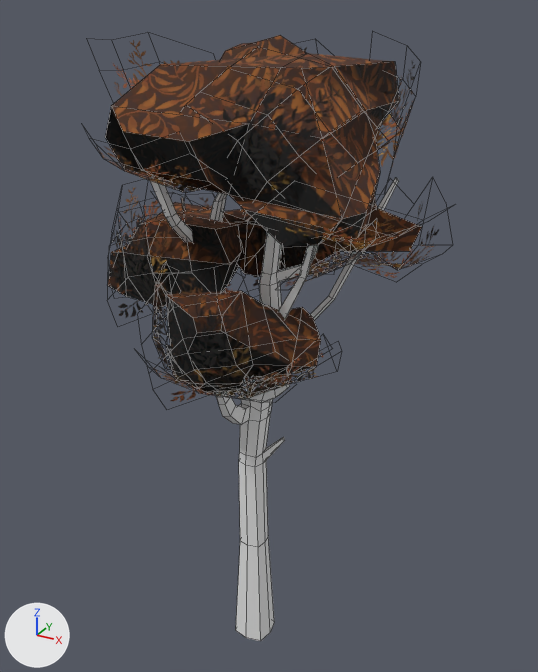
What one commit did to the Blender file LowPoly_Asset_Blend/D_Tree_tall.blend.
One viewpoint serves both versions: a 50 mm camera at (7.66, -13.07, 14.43) aimed at (0.21, 0.47, 7.65). Arrows for +X, +Y and +Z are at lower left; the lights stay in place. Mesh edges are drawn as thin lines.

Names of what the first picture shows: 'Tall_tree_leaves', 'Tall_tree_trunk'.
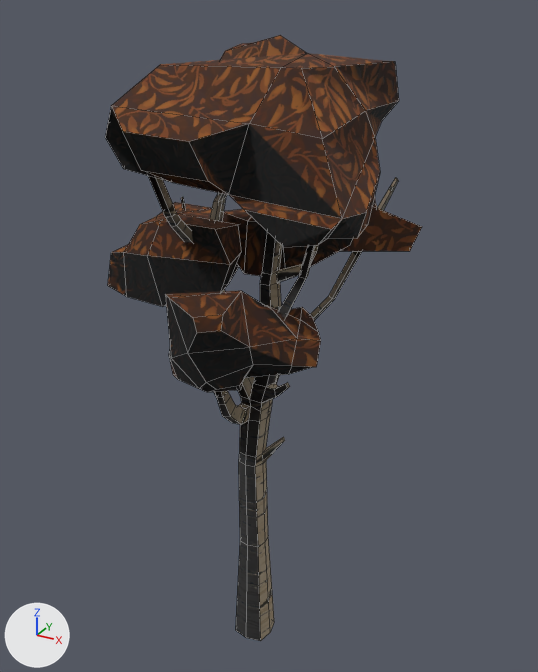
Changed parts and their boxes [x1, y1, x2, y2] in the pictures (538 x 672 px):
'Tall_tree_trunk', recoloured: [108, 44, 422, 641] in both
'Tall_tree_leaves', hidden: before [96, 40, 439, 402]

The change, as a diff of the scene's bpy script:
```diff
--- a/LowPoly_Asset_Blend/D_Tree_tall.blend.py
+++ b/LowPoly_Asset_Blend/D_Tree_tall.blend.py
@@ img_birch_bark_texture_2048_png @@
+img_birch_bark_texture_2048_png = load_image('birch_bark_texture_2048.png', '../Textures/Bark-textures/birch_bark_texture_2048.png', 2048, 2048, 'sRGB')
@@ img_birch_bark_normal_2048_png @@
+img_birch_bark_normal_2048_png = load_image('Birch_bark_normal_2048.png', '../Textures/Bark-textures/Birch_bark_normal_2048.png', 2048, 2048, 'sRGB')
@@ mat_birch_bark @@
+mat_birch_bark = bpy.data.materials.new('Birch Bark')
+# uses the picture img_birch_bark_normal_2048_png
+# uses the picture img_birch_bark_texture_2048_png
@@ me_cube_001 @@
 me_cube_001.from_pydata(...)  # 512 vertices, 502 faces; spans x -3.6..3.3, y -3.4..3.5, z -0.8..15.6
 me_cube_001.materials.append(mat_gold_leaf)
-me_cube_001.materials.append(mat_material_001)  # white #e7e7e7
+me_cube_001.materials.append(mat_birch_bark)
@@ ob_tall_tree_leaves @@
 ob_tall_tree_leaves.location = (0.0, -4.19, 0.0)
+ob_tall_tree_leaves.hide_set(True)
```
